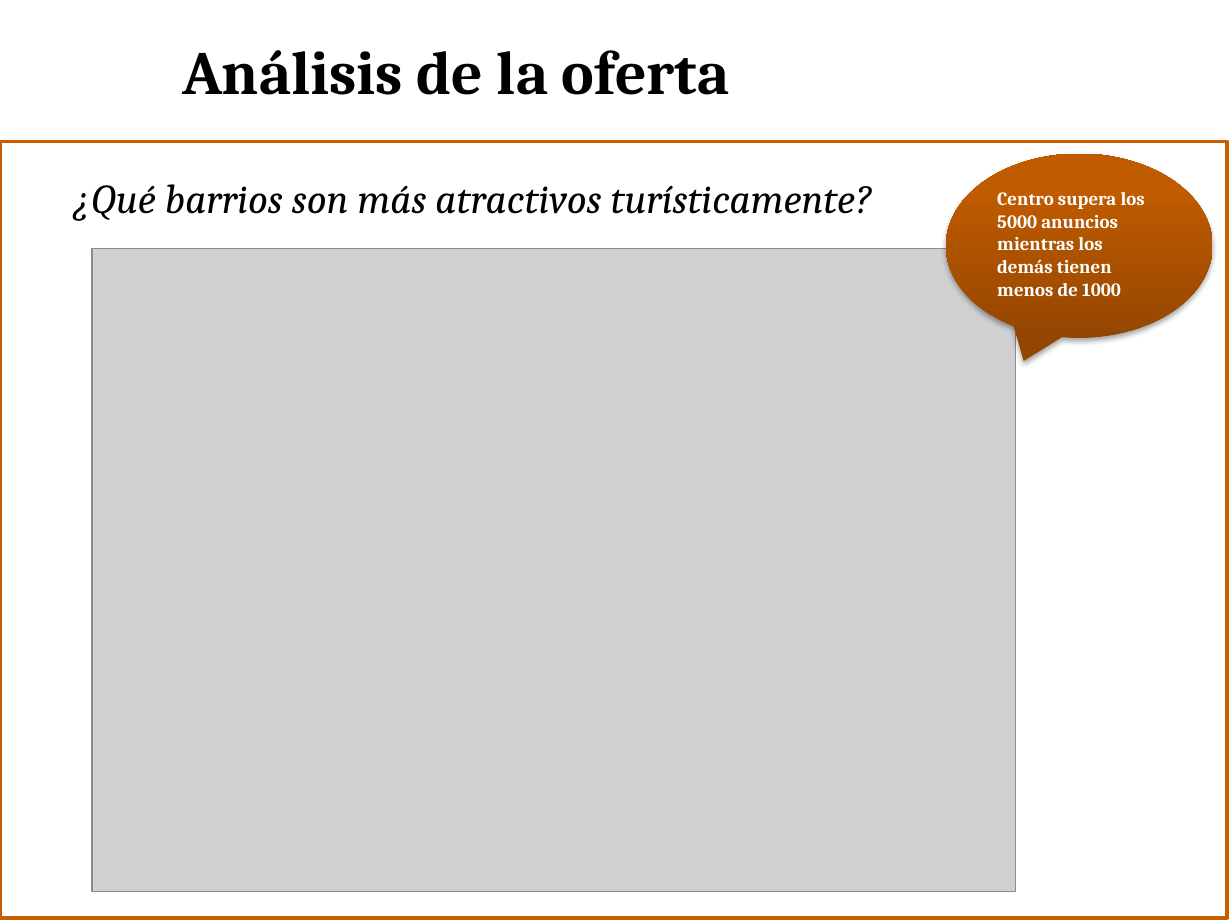
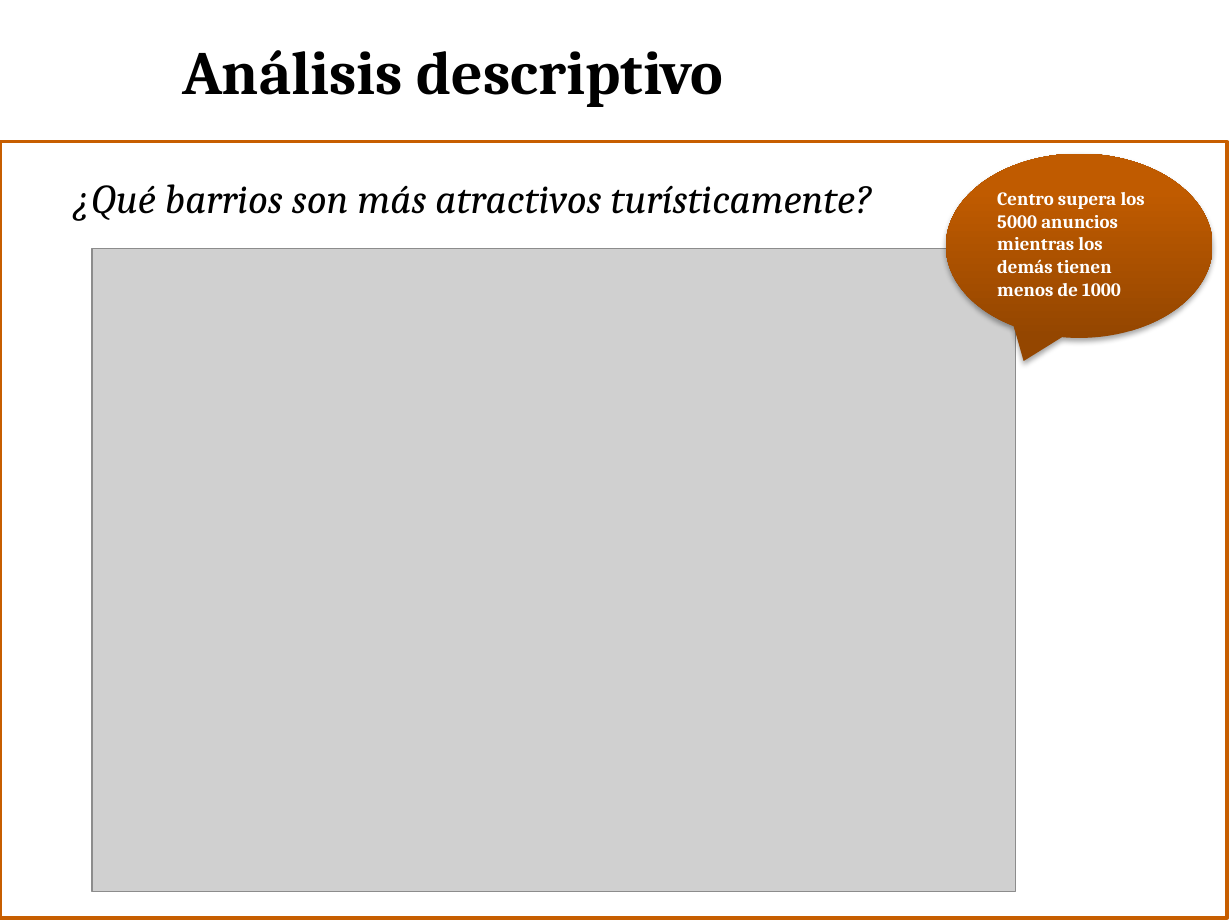
Before and after one commit to Joseluisvic/Trabajo-Final-De-M-ster, a slide deck: slide 5 of Presentación TFM.pptx. Drawn at 1232x924 pixels with LibreOffice and Linux fonts; fonts in the diff are those of the drawing; grey boxes stand for pictures; background and template pictures are left out. Boxes give left, top, right and bottom in pixels: in the first picture for what was removed or moved away, otherwise in the second. Text is boxed around its words. In the diff, an @@ line names an element or a change of style, - is before the commit and + after.

```diff
--- a/Presentación TFM.pptx
+++ b/Presentación TFM.pptx
@@ title at [182, 50, 724, 107]: text changed @@
-Análisis de la oferta
+Análisis descriptivo
```
Also in this commit, not shown: 6 other slides changed, 1 slide removed.
